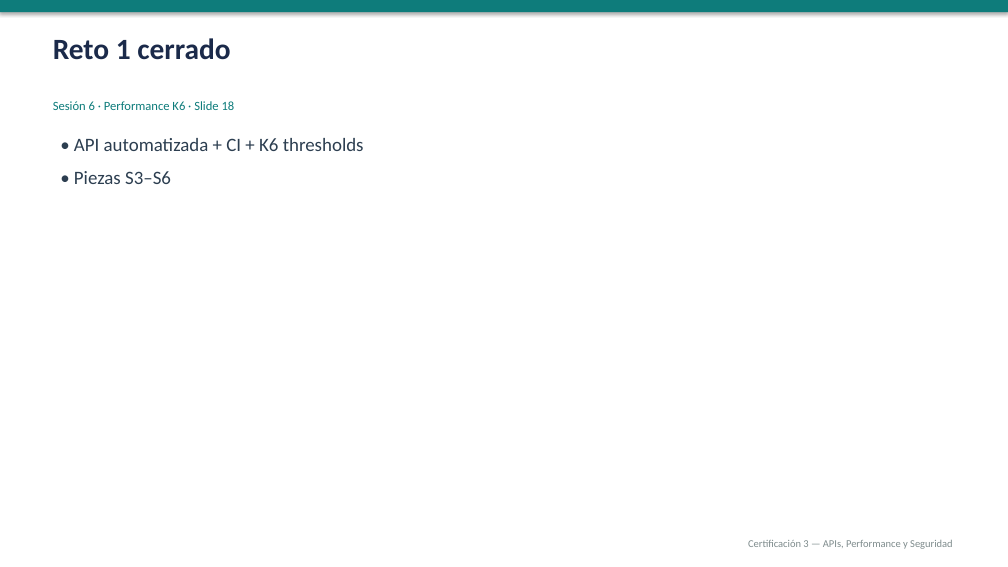
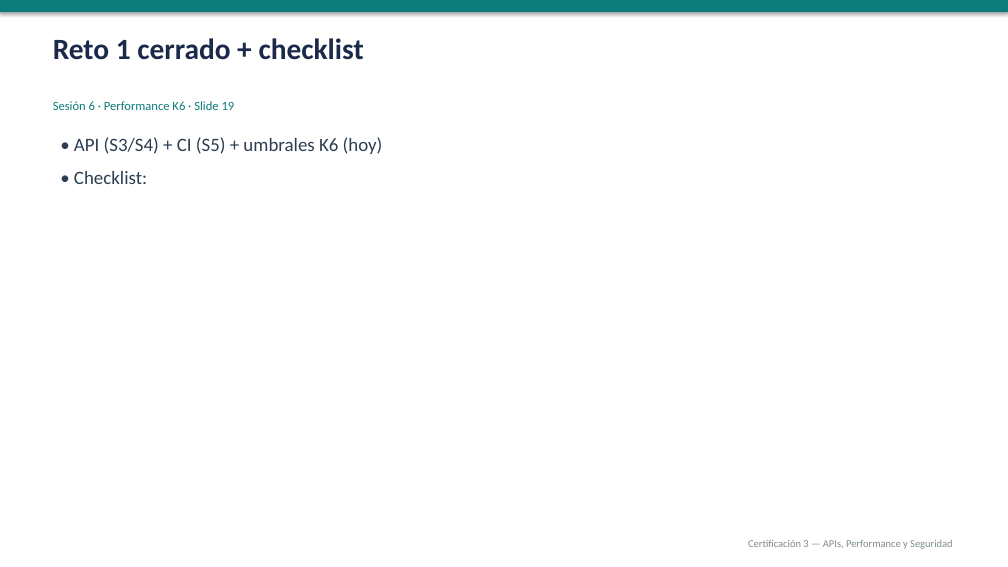
Before and after one commit to gbarandica/qa-automation-certification-3, a slide deck: slide 19 of sesiones/sesion-06/sesion-06.pptx (slide 18 before the commit). Drawn at 1008x567 pixels with LibreOffice and Linux fonts; fonts in the diff are those of the drawing. Boxes give left, top, right and bottom in pixels: in the first picture for what was removed or moved away, otherwise in the second. Text is boxed around its words. In the diff, an @@ line names an element or a change of style, - is before the commit and + after.

Commit message:
feat: agregar laboratorio de performance con K6 (Sesión 6)

```diff
--- a/sesiones/sesion-06/sesion-06.pptx
+++ b/sesiones/sesion-06/sesion-06.pptx
@@ text at (53,38,364,60): text changed @@
-Reto 1 cerrado
+Reto 1 cerrado + checklist
@@ text at (53,101,235,110): text changed @@
-Sesión 6 · Performance K6 · Slide 18
+Sesión 6 · Performance K6 · Slide 19
@@ text at (74,137,383,184): text changed @@
-• API automatizada + CI + K6 thresholds
-• Piezas S3–S6
+• API (S3/S4) + CI (S5) + umbrales K6 (hoy)
+• Checklist:
```
Also in this commit, not shown: 19 other slides changed, 16 other files.
